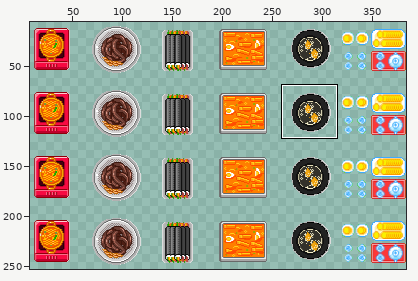
Sprite sheet, stored at resource/menu_sprite.png. The picture above shows the old version from afar; the outline marks the close-up.
Close-up. Before the edit:
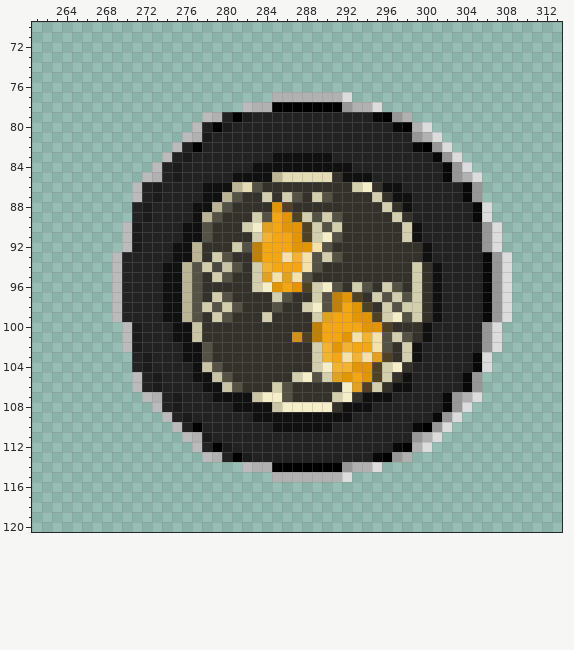
The file is 384x256 pixels. Colours within 5 levels of each other are drawn and written as one. Shown: x 261..313, y 70..120. The wide view leaves out empty margins. The commit also changed other parts of the picture, which this record leaves out.
And afterwards:
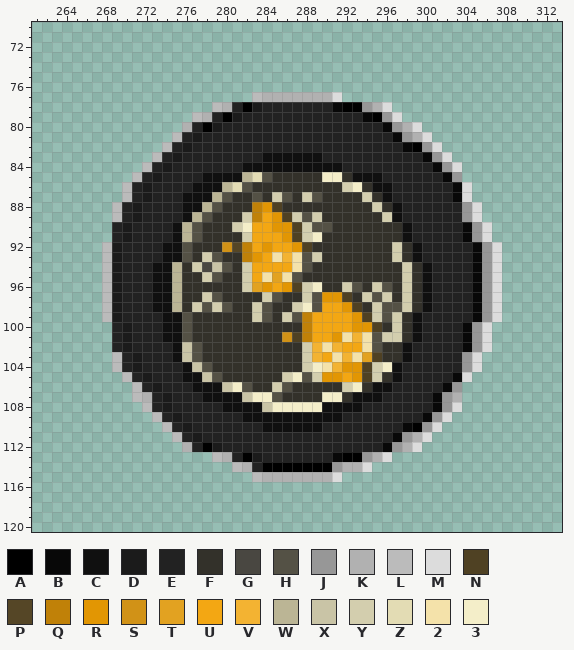
Palette (. is transparent): A #000000  B #080808  C #101010  D #1b1b1b  E #222222  F #33312a  G #494741  H #545145  J #979797  K #b1b1b1  L #bbbbbb  M #dcdcdc  N #4f4123  P #554626  Q #c08108  R #e29603  S #d19217  T #e2a221  U #f3a713  V #f3b332  W #bbb595  X #c9c4a6  Y #d3ceae  Z #e3dcb4  2 #f4e2aa  3 #f4eec9
Edits made:
Changed rows in their new state; - is an unchanged pixel.
first column x 268:
 77 ---------------LK------M.----------------
 78 -----------LKEADEEEEEEEBAAJKM------------
 79 ---------LKEADE-----------BAJM.----------
 80 --------KEADE---------------BJKM.--------
 81 -------LEDE------------------BJKM.-------
 82 ------LEDE--------------------BAJM.------
 83 -----LEDE-------C-----E---------BJM.-----
 84 ----LEDE------C---------E--------BJM.----
 85 ---LED-E--CCC-WZHFFFFF33F--C--------..---
 86 --LEDE---C--WZHF--------Y3FC-E-----BM.---
 87 --LEDE--CC-WHF-HFYHFYHF---YFCEE----BM.---
 88 -LEDE---C-WHF--QRNF--------YFCE-----JM.--
 89 -LEDE---CWHF--YQURNYHYFF----YCE-----JM.--
 90 -EDE---CWHF--Y3UUR-NYH-F------CE----BJM.-
 91 -EDE---CWHF---YUU-RNY3FF------CE----BJM.-
 92 LDEE--C-HF--SPQUR---NFF------Y-CE----B---
 93 LD----C-HFYHF-QR-2V2HYFF-----Y-CE----BJM.
 94 LD---C-WFYGXHFYUU--2HF--------YFCE---BJM.
 95 LD---C-WFFYHF-YU2T2HF---------YFCE---BJM.
 96 LD---C-WFF----YTRURNY3FFYHFYHFYFCE---BJM.
 97 LD---C-WFFYHF---YHF-YHRRNFYHYFYFCE---BJM.
 98 LD---C-WFYHYHF-YHF-Y3HUURNFYH--FCE---BJM.
 99 LD------HF-FF--YH-YHQUU---NYHYFCEE---BJM.
100 -EDE--C-HF----------QU---R-NFY-CE---BJM.-
101 -EDE--C-HF--------SNQU-R2V2HY-FCE---BJM.-
102 -EDE---CXHF---------YV2VU-2HF-CE----BJM.-
103 -LEDE--CXHF---------YVU2V2TNF-CE----JM.--
104 -LEDE---CXHF--------Y32-R-NY3CE-----JM.--
105 --LEDE--C-XHF-----Y3HYRRURNYFCE----BM.---
106 ---------C---3H---------Y3FCCEE---BJ..---
107 ---LKEDE--C---X3-HF---33FC--E----BJK..---
108 ----LEDE----C---X3----CC--E------BJM.----
109 -----LEDE-----C---------E-------BJM.-----
110 ------LEDE------C-----E-------BAJM.------
111 -------LEDE------------------BJKM.-------
112 --------KEADE---------------BJKM.--------
113 ----------.LKEAD-------BAAJKM..----------
114 -------------LKEA------JK-M.-------------
115 ---------------LK------M.----------------
